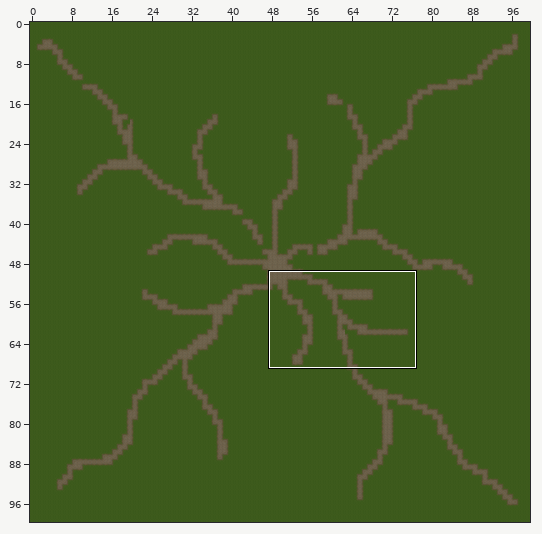
Two versions of a level (Tiled map, Harvesturr/data/maps/test/test.tmx). Above: a wide view before the commit, with the close-up outlined.
Close-up. As it was:
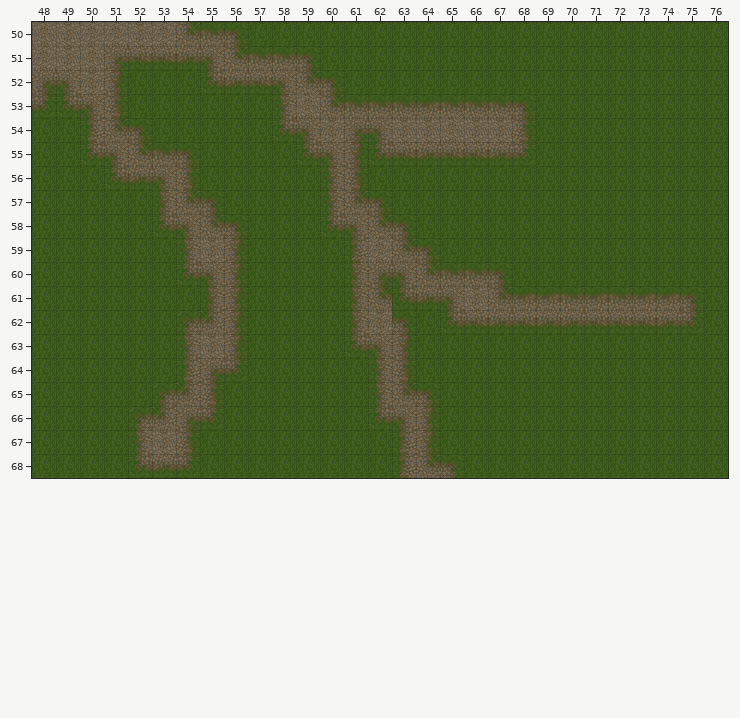
Cells are 32x32 px. Shown: x 48..76, y 50..68. The commit also changed other parts of the map, which this record leaves out.
And afterwards:
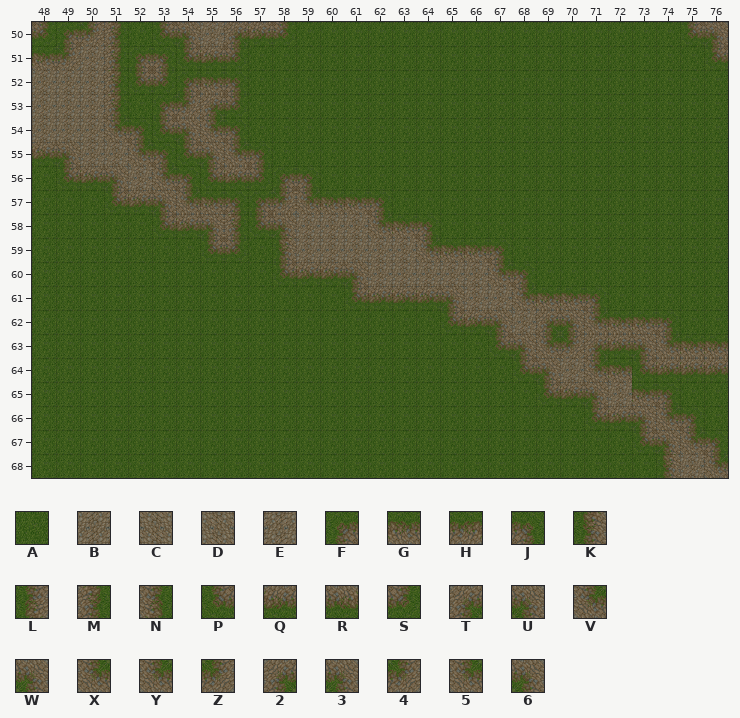
Key: from "tileset": A 0, B 1, C 1 flipped left-right, D 1 flipped up-down, E 1 turned 180, F 20, G 21, H 21 flipped left-right, J 22, K 40, L 40 flipped up-down, M 42, N 42 flipped up-down, P 60, Q 61, R 61 flipped left-right, S 62, T 80, U 80 flipped left-right, V 80 flipped up-down, W 82, X 82 turned 180, Y 120, Z 120 flipped left-right, 2 120 flipped up-down, 3 120 turned 180, 4 122, 5 122 flipped left-right, 6 122 flipped up-down.
_ is an empty cell.
Tiles replaced or removed in this view: 2, 3, 5, 6, A, B, C, D, E, F, G, H, J, K, L, M, N, P, Q, R, S, T, U, V, W, X, Y, Z.
Changes in this commit:
Changed rows in their new state; . is an unchanged cell.
Layer "Main":
first column x 48:
50 SF4MAPWBTQS................PW
51 G4BMFJPQSAAA................P
52 BBB.PSFGJAAAA................
53 BBBM.F4TS.AAAAAAAAAAA........
54 BBB..PWYJ.AAAAAAAAAAA........
55 QWBB.JPWYJ.AAAAAAAAAA........
56 .PQWBYJPQSFJAA...............
57 ...PQW.GJF4YGG...............
58 ......QWMPWBBB.GJ............
59 ......APS.KBBB.BYGGJ.........
60 ......AAA.PQQWBBBBBYJ........
61 .......AA....PQQ..BBYG.JAAAA.
62 ......AAA....AAA..QWBTWYGGJA.
63 ......AAA....AAA...PWY4TQWYGG
64 ......AAA.....AA....PWBYGPQQQ
65 .....AAA......AAA....PQWBGJ..
66 ....AAAA......AAA......PQWYJ.
67 ....AAA........AA........PWYJ
68 ....AAA........AAA........KBY
